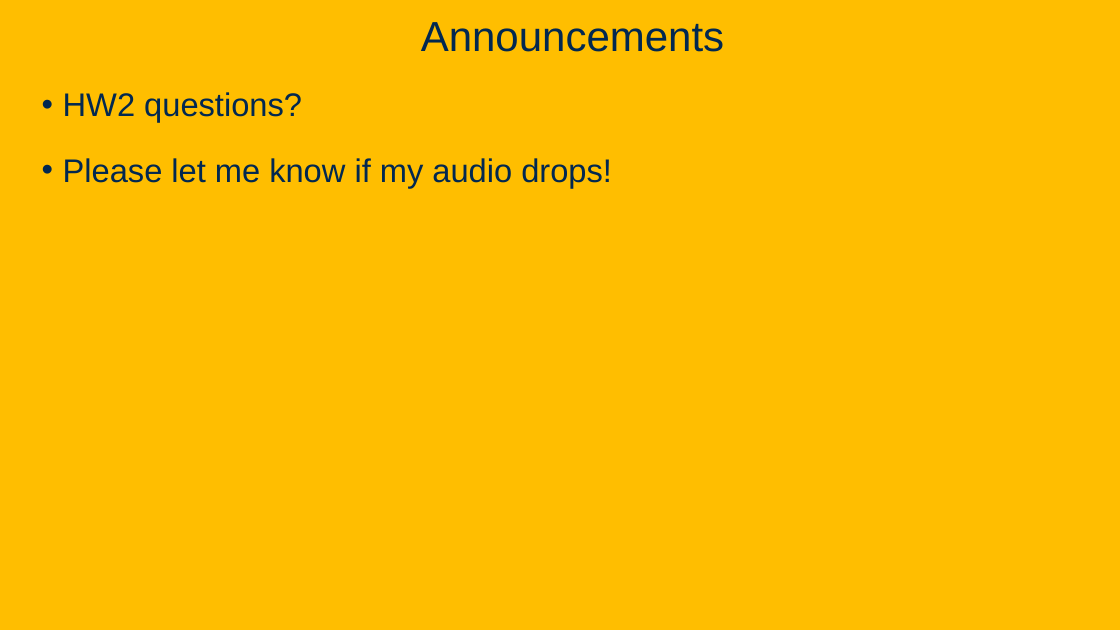
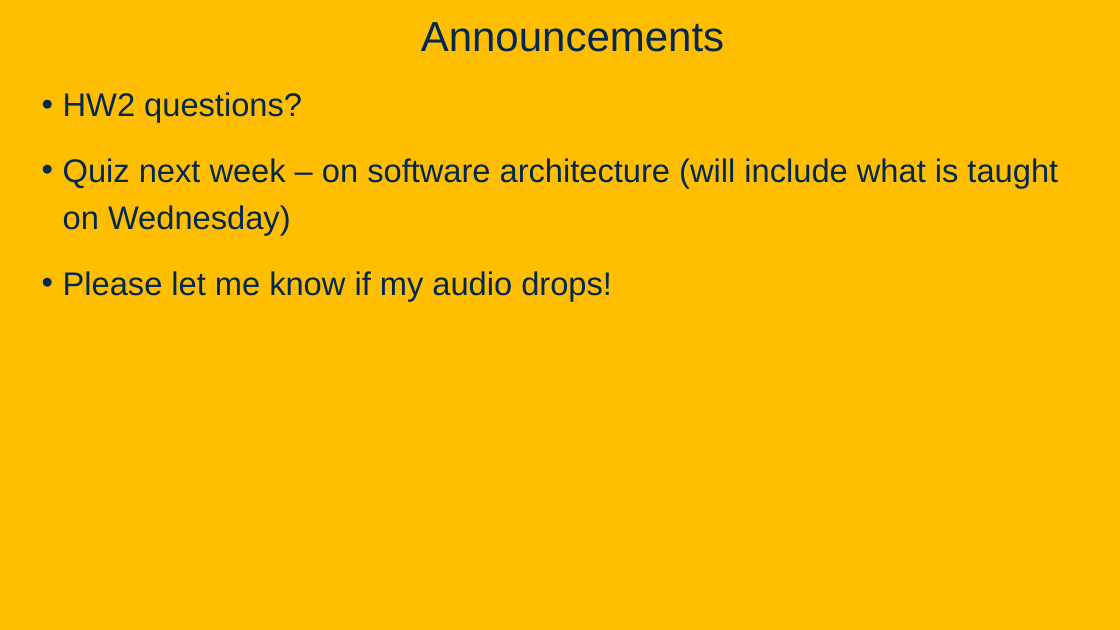
Before and after one commit to davsec-teaching/ecs160-f25, a slide deck: slide 75 of slides/6_software_architecture.pptx. Drawn at 1120x630 pixels with LibreOffice and Linux fonts; fonts in the diff are those of the drawing; background and template pictures are left out. Boxes give left, top, right and bottom in pixels: in the first picture for what was removed or moved away, otherwise in the second. Text is boxed around its words. In the diff, an @@ line names an element or a change of style, - is before the commit and + after.

```diff
--- a/slides/6_software_architecture.pptx
+++ b/slides/6_software_architecture.pptx
@@ text at box(63, 158, 1058, 235): paragraph added @@
+• Quiz next week – on software architecture (will include what is taught on Wednesday)
```
Also in this commit, not shown: 1 other slide changed, 1 slide added, 1 other file.
